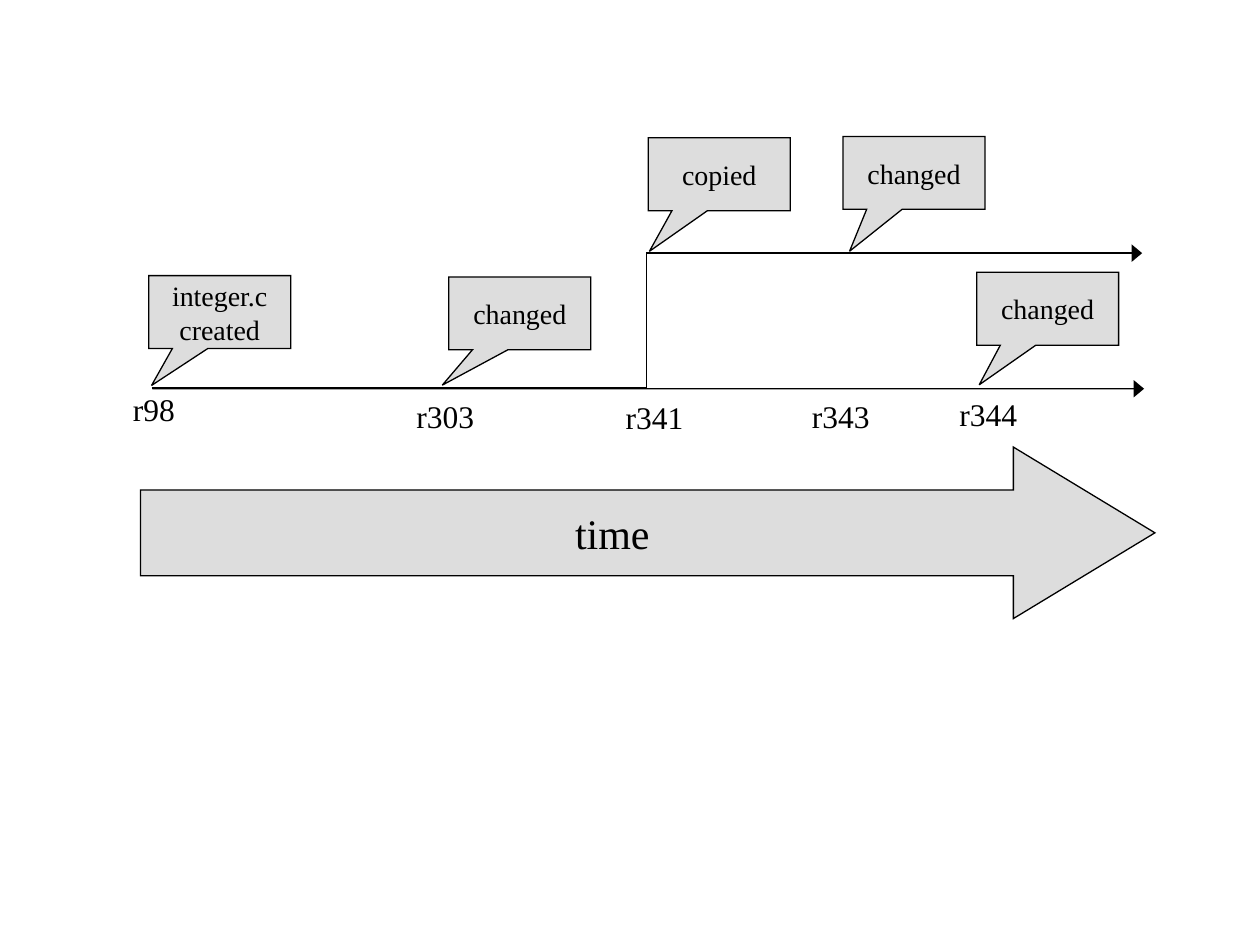
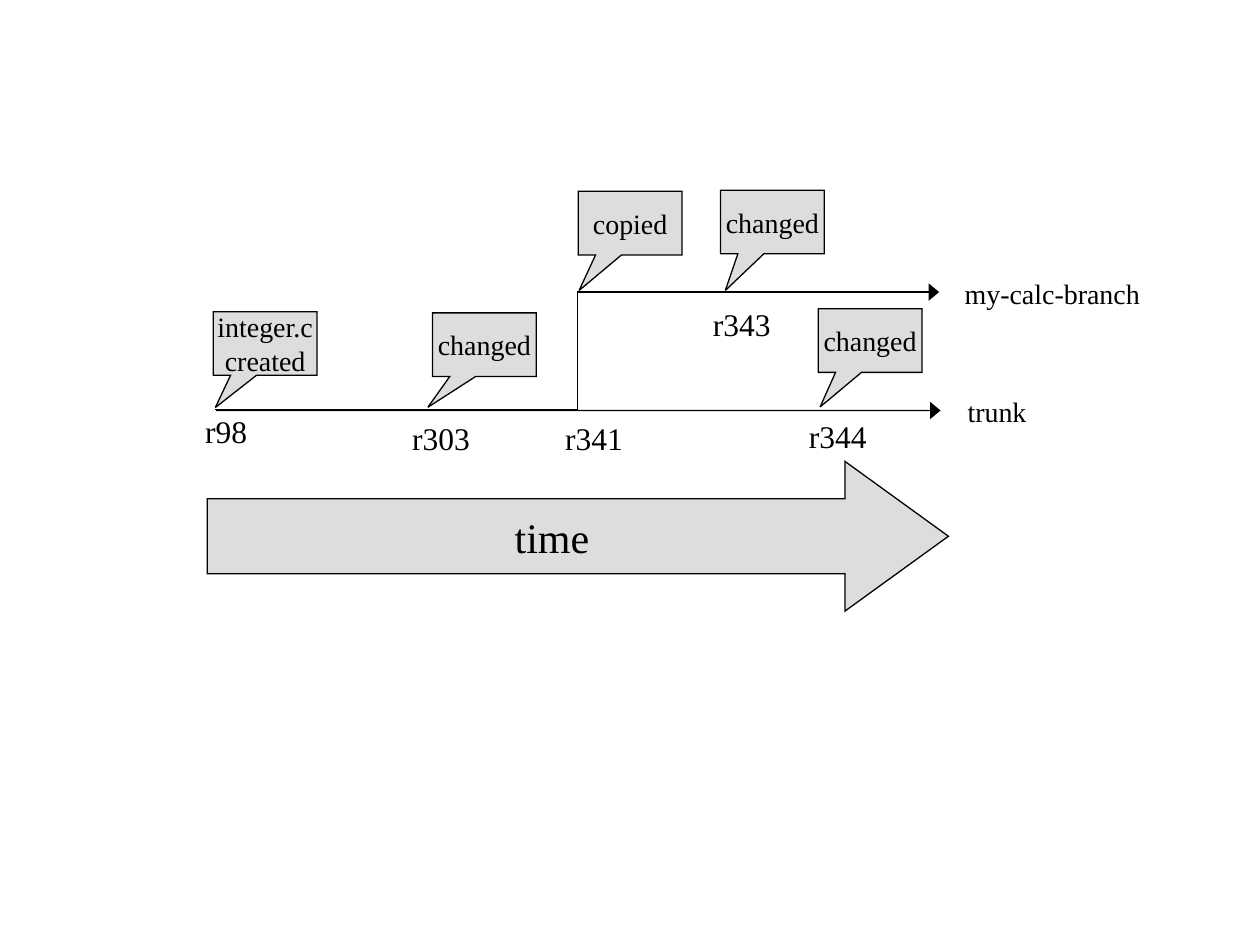
Before and after one commit to omunroe-com/svnbook, a slide deck: slide 4 of src/book/book/images/branches.ppt. Drawn at 1260x945 pixels with LibreOffice and Linux fonts; fonts in the diff are those of the drawing. Boxes give left, top, right and bottom in pixels: in the first picture for what was removed or moved away, otherwise in the second. Text is boxed around its words. In the diff, an @@ line names an element or a change of style, - is before the commit and + after.

```diff
--- a/src/book/book/images/branches.ppt
+++ b/src/book/book/images/branches.ppt
@@ speech box "copied": place and size @@
-speech box "copied" at [649,137,791,210]
+speech box "copied" at [578,192,682,255]
@@ speech box "changed": place and size @@
-speech box "changed" at [843,136,985,209]
+speech box "changed" at [721,190,824,253]
@@ elbow arrow moved from (151, 388) - (1142, 253) to (215, 410) - (939, 292) @@
@@ text "r343": place and size @@
-text "r343" at [812,407,870,429]
+text "r343" at [713,315,771,337]
@@ text added at [965,284,1140,309], 16 pt, text #000000 @@
+my-calc-branch
@@ speech box "integer.c": place and size @@
-speech box "integer.c" at [149,276,291,349]
+speech box "integer.c" at [213,311,316,374]
@@ speech box "changed": place and size @@
-speech box "changed" at [449,277,591,350]
+speech box "changed" at [432,312,536,375]
@@ speech box "changed": place and size @@
-speech box "changed" at [976,272,1119,345]
+speech box "changed" at [818,309,921,372]
@@ text "r98": place and size @@
-text "r98" at [133,400,175,422]
+text "r98" at [205,422,247,444]
@@ arrow moved from (152, 389) - (1144, 389) to (215, 411) - (940, 411) @@
@@ text "r303": place and size @@
-text "r303" at [416,407,474,429]
+text "r303" at [412,429,470,451]
@@ text "r341": place and size @@
-text "r341" at [626,408,684,430]
+text "r341" at [565,429,623,451]
@@ text "r344": place and size @@
-text "r344" at [959,405,1017,427]
+text "r344" at [809,427,867,449]
@@ text added at [968,402,1027,423], 16 pt, text #000000 @@
+trunk
@@ right arrow "time": place and size @@
-right arrow "time" at [141,447,1155,619]
+right arrow "time" at [208,461,949,611]
@@ right arrow "time" at [208,461,949,611]: proportions changed @@
```
Also in this commit, not shown: 2 other slides changed, 3 other files.
